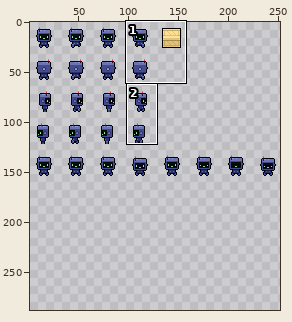
Two versions of one sprite sheet, imagens/Spritesheet.png. Above: a wide view before the commit, with the close-up outlined.
Close-up. Old version:
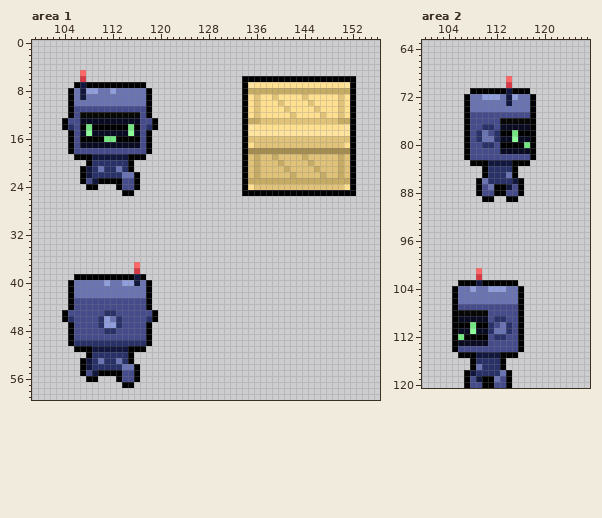
The file is 320x320 pixels. Colours within 5 levels of each other are drawn and written as one. Shown: area 1: x 99..156, y 0..59; area 2: x 100..127, y 63..120. The wide view leaves out empty margins. The commit also changed other parts of the picture, which this record leaves out.
And afterwards:
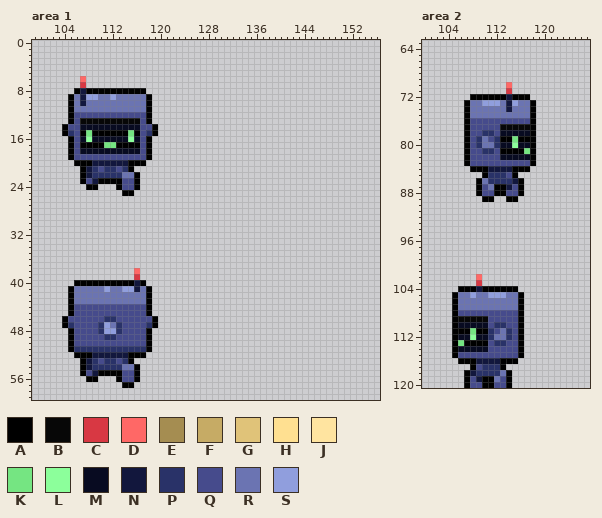
Palette (. is transparent): A #000000  B #070707  C #d83843  D #ff6866  E #a58d51  F #c6ab65  G #e0c379  H #ffe091  J #ffe4a0  K #75e582  L #8cff9b  M #080b21  N #12173d  P #293268  Q #464b8c  R #6b74b2  S #909edd
Changes in this commit:
Changed rows in their new state; - is an unchanged pixel.
Area 1:
first column x 104:
 5 ---.---------------------------------------------
 6 ---D--------------------------...................
 7 --.C..........----------------...................
 8 -.A-AAAAAAAAAA.---------------...................
 9 ----SS--S---------------------...................
10 ---N--------------------------...................
11 --RRRRRRRRRRRR----------------...................
12 ---QQQQQQQQQQ-----------------...................
13 .A-BBBBBBBBBB-A.--------------...................
14 -Q-MMMMMMMMMM-Q---------------...................
15 AP-AKAAAAAAKA-PA--------------...................
16 ---MLMMMMMMLM-----------------...................
17 ---AAAAKKAAAA-----------------...................
18 ---MMMMMMMMMM-----------------...................
19 -AQQQQQQQQQQQQA---------------...................
20 --AA-NNNNNN-AA----------------...................
21 ------Q--Q--------------------...................
22 ------------------------------...................
23 ------------------------------...................
24 ------------------------------...................
25 ------------------------------...................
first column x 104:
37 ------------.---
38 ------------D---
39 --..........C.--
40 -.AAAAAAAAAA-A.-
41 -------S--SSN---
43 --RRRRRRRRRRRR--
45 .A-----QQ-----A.
46 -Q----QPPQ----Q-
47 AP------R-----PA
48 ------PSSP------
49 -------PP-------
50 --QQQQQQQQQQQQ--
51 -APPPPPPPPPPPPA-
52 --AA-NNNNNN-AA--
53 ------Q--Q------
Area 2:
first column x 107:
 69 -------.----
 70 -------D----
 71 -......C...-
 72 .AAAAAA-AAA.
 73 ---SSS--S---
 74 -------N----
 75 -RRRRRRRRRR-
 76 ------QQQQQ-
 77 ---QQ-BBBBB-
 78 --QPPQMMMMM-
 79 ----Q-AAKAA-
 80 --PRRPMMLMM-
 81 ---PP-AAAAK-
 82 ------MMMMM-
 83 AQQQQQQQQQQA
 84 -AA-NNNN-AA-
 85 -------Q----
first column x 105:
101 ----.-------
102 ----D-------
103 -...C......-
104 .AAANAAAAAA.
105 ---S--SSS---
107 -RRRRRRRRRR-
108 -QQQQQ------
109 -BBBBB-QQ---
110 -MMMMMQPPQ--
111 -AAKAA-Q----
112 -MMLMMPRRP--
113 -KAAAA-PP---
114 -MMMMM------
115 AQQQQQQQQQQA
116 -AA-NNNN-AA-
117 ----Q-------
Where, in picture pixels (left, top, right, bottom), the same in both close-ups:
changed: (62, 70, 158, 172)
erased: (242, 76, 356, 196)
changed: (62, 262, 158, 364)
changed: (464, 76, 536, 178)
changed: (452, 268, 524, 370)
